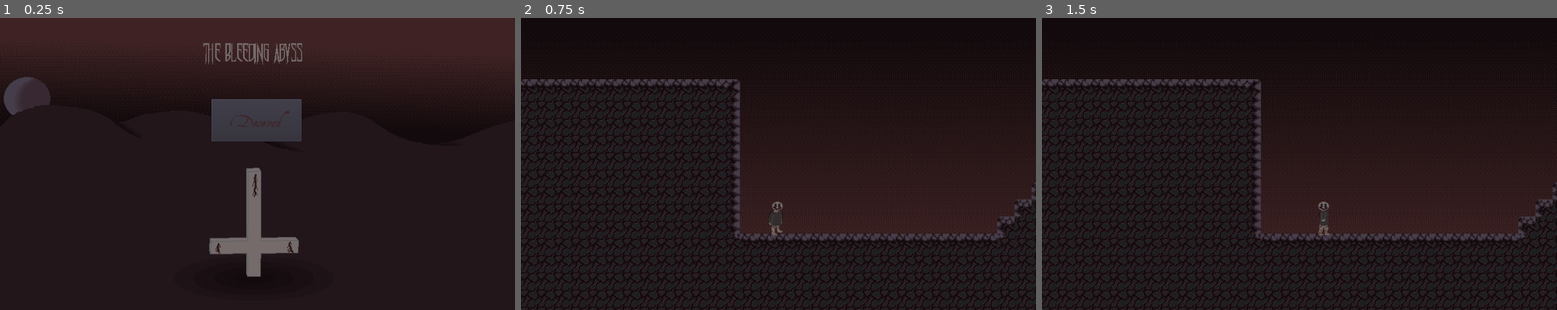
Above: before the commit, frames 1-3 (left to right).
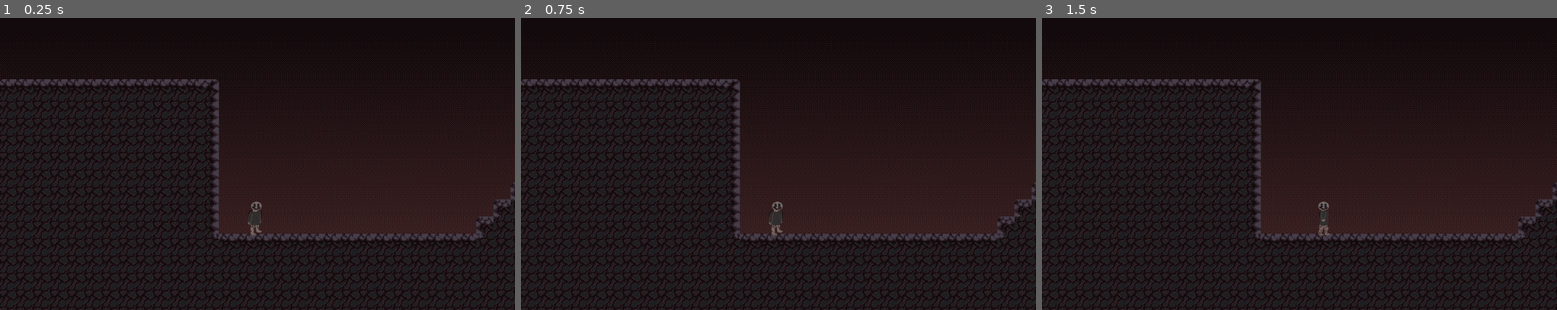
Above: after the commit, the same moments.

Repository: VonRage/the-bleeding-abyss
Game: Godot game, scene res://levels/Castle.tscn
Same seed, same stepped clock (60 frames per second), same inputs: the game is played once before the commit and once after it. Before the commit the project starts from res://title-screen/Title.tscn. Sound files missing from this copy of the repository are replaced by a short silence.
Inputs (mouse positions are in pixels of both pictures, inside the frame that each line leads up to):
- Up to frame 1 (0.25 s): no input
- Up to frame 2 (0.75 s): click (778, 120) at 0.5 s, where only the run before the commit has a clickable "Desencd"
- Up to frame 3 (1.5 s): tap Enter at 1.25 s; hold Right (ui_right) from 1.28 s (still down)

The runs differ from the first frame. In frame 1, 31% of the frame differs, in the area x 0-100%, y 0-100%; in frame 2, less than 0.1%; in frame 3, nothing differs.

Commit message:
A couple more things
- Added bg music for title screen and level
- Made title screen music fade out when you press start
- Added click sound to start button

Diff:
--- a/levels/Castle.tscn
+++ b/levels/Castle.tscn
@@ -1,9 +1,10 @@
-[gd_scene load_steps=5 format=2]
+[gd_scene load_steps=6 format=2]
 
 [ext_resource path="res://resources/level-1/CastleTilemap.tscn" type="PackedScene" id=1]
 [ext_resource path="res://resources/level-1/ParallaxSky.tscn" type="PackedScene" id=2]
 [ext_resource path="res://player/Player.tscn" type="PackedScene" id=3]
 [ext_resource path="res://exit-block/ExitBlock.tscn" type="PackedScene" id=4]
+[ext_resource path="res://music/Straight for the Sun.mp3" type="AudioStream" id=5]
 
 [node name="Castle" type="Node2D"]
 
@@ -22,4 +23,9 @@
 
 [node name="ParallaxSky" parent="." instance=ExtResource( 2 )]
 
+[node name="AudioStreamPlayer" type="AudioStreamPlayer" parent="."]
+stream = ExtResource( 5 )
+volume_db = -6.0
+autoplay = true
+
 [connection signal="body_entered" from="ExitBlock" to="Player" method="_on_ExitBlock_body_entered"]
--- a/player/Player.tscn
+++ b/player/Player.tscn
@@ -14,15 +14,15 @@
 
 [sub_resource type="SpriteFrames" id=1]
 animations = [ {
+"frames": [ ExtResource( 10 ), ExtResource( 1 ), ExtResource( 2 ), ExtResource( 6 ), ExtResource( 3 ), ExtResource( 4 ) ],
+"loop": true,
+"name": "walk",
+"speed": 6.0
+}, {
 "frames": [ ExtResource( 7 ), ExtResource( 8 ) ],
 "loop": true,
 "name": "idle",
 "speed": 5.0
-}, {
-"frames": [ ExtResource( 10 ), ExtResource( 1 ), ExtResource( 2 ), ExtResource( 6 ), ExtResource( 3 ), ExtResource( 4 ) ],
-"loop": true,
-"name": "walk",
-"speed": 6.0
 } ]
 
 [sub_resource type="SpriteFrames" id=3]
--- a/project.godot
+++ b/project.godot
@@ -11,7 +11,7 @@
 [application]
 
 config/name="The Bleeding Abyss"
-run/main_scene="res://title-screen/Title.tscn"
+run/main_scene="res://levels/Castle.tscn"
 
 [display]
 
@@ -95,11 +95,9 @@
 
 [rendering]
 
-quality/driver/driver_name="GLES2"
 quality/driver/fallback_to_gles2=true
 quality/intended_usage/framebuffer_allocation=0
 quality/intended_usage/framebuffer_allocation.mobile=0
-threads/thread_model=2
 vram_compression/import_etc=true
 quality/depth/hdr=false
 environment/default_environment="res://default_env.tres"
--- a/title-screen/Title.gd
+++ b/title-screen/Title.gd
@@ -1,10 +1,36 @@
 extends Node2D
 
-var level_instance
 var current_saved_level = "Castle"
 
-func load_level(level_name : String):
+onready var current_track = $MindsEye1
+onready var fade_timer = $FadeOutTimer
+onready var button_sound = $TitleScreen/Control/StartButton/PressedSound
+
+func load_level(level_name):
 	get_tree().change_scene("res://levels/%s.tscn" % level_name)
 
 func _on_Button_pressed():
+	button_sound.play()
+	fade_timer.start()
+	fade_music_out()
+	yield(fade_timer, "timeout")
 	load_level(current_saved_level)
+
+func fade_music_out():
+	var tween = create_tween()
+	tween.tween_property(current_track, "volume_db", -80.0, 10)
+
+func _on_MindsEye1_finished():
+	current_track = $MindsEye2
+	$MindsEye2.play()
+	print_debug("Song 2")
+
+func _on_MindsEye2_finished():
+	current_track = $MindsEye3
+	$MindsEye3.play()
+	print_debug("Song 3")
+
+func _on_MindsEye3_finished():
+	current_track = $MindsEye1
+	$MindsEye1.play()
+	print_debug("Song 1")
--- a/title-screen/Title.tscn
+++ b/title-screen/Title.tscn
@@ -1,8 +1,12 @@
-[gd_scene load_steps=4 format=2]
+[gd_scene load_steps=8 format=2]
 
 [ext_resource path="res://title-screen/TitleScreen.png" type="Texture" id=1]
 [ext_resource path="res://title-screen/ButtonTheme.tres" type="Theme" id=2]
 [ext_resource path="res://title-screen/Title.gd" type="Script" id=3]
+[ext_resource path="res://music/Mind's Eye Loop2.wav" type="AudioStream" id=4]
+[ext_resource path="res://music/Mind's Eye Loop1.wav" type="AudioStream" id=5]
+[ext_resource path="res://music/Mind's Eye Loop3.wav" type="AudioStream" id=6]
+[ext_resource path="res://sfx/switch blade 1.wav" type="AudioStream" id=7]
 
 [node name="Title" type="Node2D"]
 script = ExtResource( 3 )
@@ -52,4 +56,24 @@
 fit_content_height = true
 scroll_active = false
 
+[node name="PressedSound" type="AudioStreamPlayer" parent="TitleScreen/Control/StartButton"]
+stream = ExtResource( 7 )
+
+[node name="MindsEye1" type="AudioStreamPlayer" parent="."]
+stream = ExtResource( 5 )
+autoplay = true
+
+[node name="MindsEye2" type="AudioStreamPlayer" parent="."]
+stream = ExtResource( 4 )
+
+[node name="MindsEye3" type="AudioStreamPlayer" parent="."]
+stream = ExtResource( 6 )
+
+[node name="FadeOutTimer" type="Timer" parent="."]
+wait_time = 2.0
+one_shot = true
+
 [connection signal="pressed" from="TitleScreen/Control/StartButton" to="." method="_on_Button_pressed"]
+[connection signal="finished" from="MindsEye1" to="." method="_on_MindsEye1_finished"]
+[connection signal="finished" from="MindsEye2" to="." method="_on_MindsEye2_finished"]
+[connection signal="finished" from="MindsEye3" to="." method="_on_MindsEye3_finished"]
Not shown, added: Credits.txt
Not shown, added: music/Mind's Eye Loop1.wav.import
Not shown, added: music/Mind's Eye Loop2.wav.import
Not shown, added: music/Mind's Eye Loop3.wav.import
Not shown, added: music/Straight for the Sun.mp3.import
Not shown, added: sfx/switch blade 1.wav.import
Not shown, changed: .gitignore
Not shown, added: music/Mind's Eye Loop1.wav
Not shown, added: music/Mind's Eye Loop2.wav
Not shown, added: music/Mind's Eye Loop3.wav
Not shown, added: sfx/switch blade 1.wav
